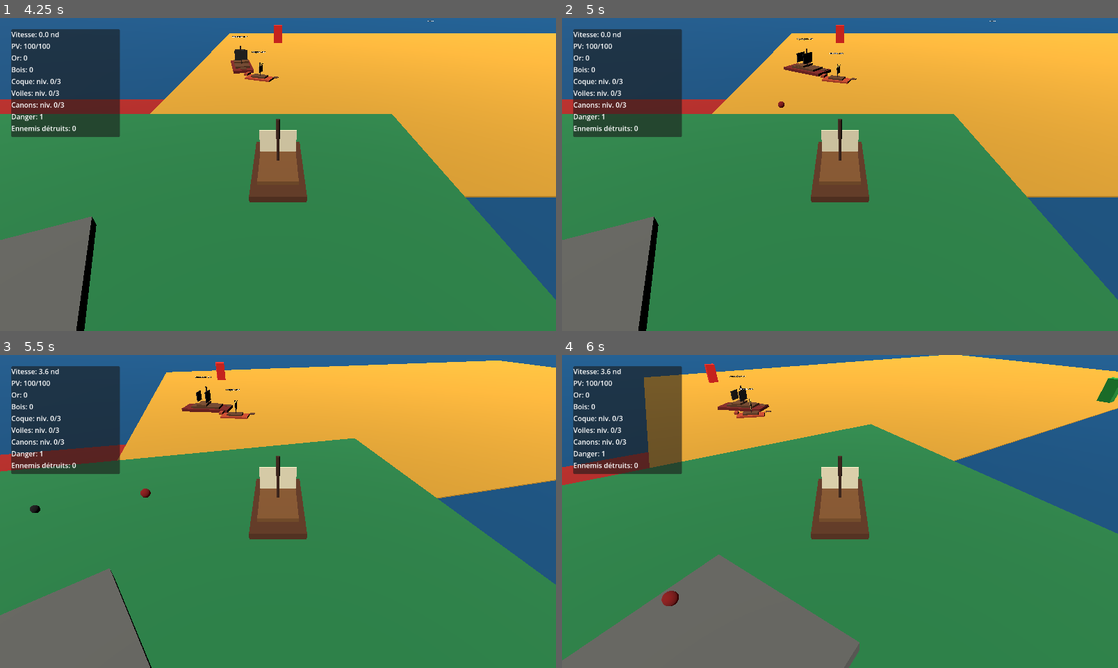
Above: before the commit, frames 1-4 (two rows, left to right).
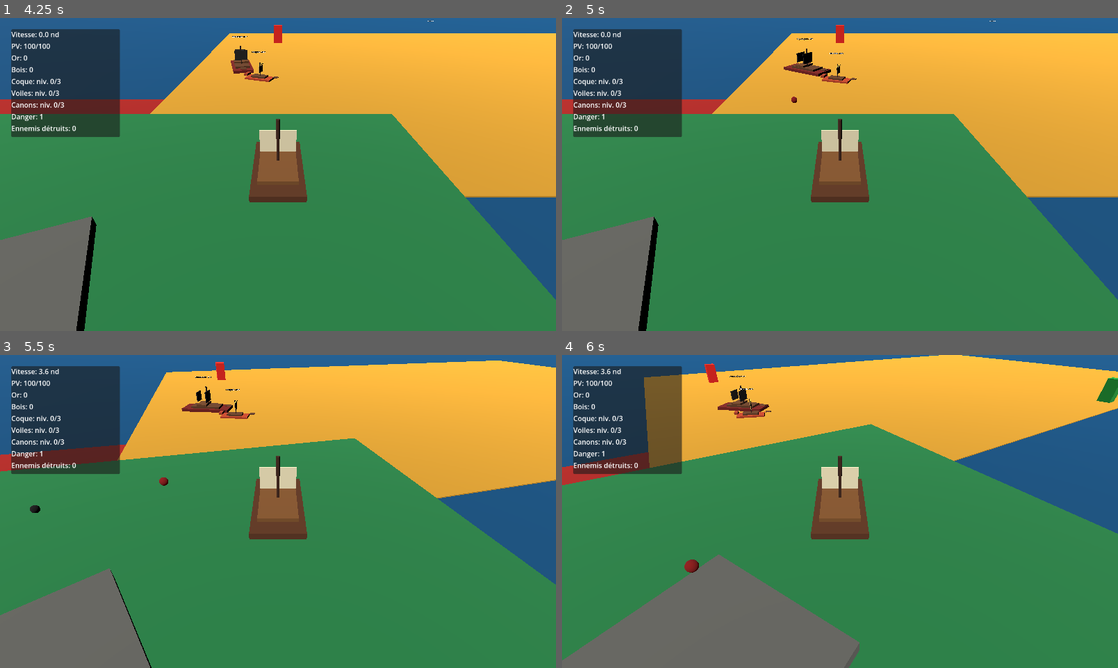
Above: after the commit, the same moments.

Repository: blou132/jeux-pirate
Game: Godot game, scene res://scenes/world/World.tscn
The game is run twice, just before and just after one commit, with the same random seed, the same clock (stepped at 60 frames per second) and the same inputs.
Inputs (mouse positions are in pixels of both pictures, inside the frame that each line leads up to):
- Up to frame 1 (4.25 s): tap Enter at 0.5 s; move the mouse to (400, 158) at 0.52 s; hold D 0.53-1.25 s; tap R at 0.6, 3.6 s; click (400, 158) at 0.67 s; drag from (166, 190) to (250, 237) at 1.27 s; move the mouse to (333, 105) at 2.02 s; hold D 2.03-2.75 s; hold Q 2.03-2.75 s; drag from (250, 237) to (111, 127) at 2.77 s; move the mouse to (444, 221) at 3.52 s; hold A from 3.53 s (still down)
- Up to frame 2 (5 s): release A at 4.25 s; drag from (673, 127) to (756, 96) at 4.27 s
- Up to frame 3 (5.5 s): move the mouse to (305, 511) at 5.02 s; hold S from 5.03 s (still down); hold Q from 5.03 s (still down); click (305, 511) at 5.17 s
- Up to frame 4 (6 s): release S at 5.75 s; release Q at 5.75 s; drag from (756, 433) to (728, 527) at 5.77 s

Frame 1 is identical in both runs. In frame 2, less than 0.1% of the frame differs, in the area x 38-43%, y 25-29%; in frame 3, less than 0.1%; in frame 4, 0.2%, in the area x 17-25%, y 65-81%.

Commit message:
fix: add enemy broadside cannon points

Diff:
--- a/scenes/boats/EnemyShip.tscn
+++ b/scenes/boats/EnemyShip.tscn
@@ -69,6 +69,12 @@
 position = Vector3(0, 0.25, 0)
 shape = SubResource("BoxShape3D_collision")
 
+[node name="LeftCannonPoint" type="Marker3D" parent="."]
+position = Vector3(-1.35, 0.65, -0.25)
+
+[node name="RightCannonPoint" type="Marker3D" parent="."]
+position = Vector3(1.35, 0.65, -0.25)
+
 [node name="Nameplate" type="Label3D" parent="."]
 position = Vector3(0, 3.1, 0)
 billboard = 1
--- a/scripts/boats/EnemyShip.gd
+++ b/scripts/boats/EnemyShip.gd
@@ -14,6 +14,9 @@
 @export var attack_cooldown: float = 2.2
 @export var reward_gold: int = 12
 @export var reward_wood: int = 8
+@export var cannon_point_base_half_width: float = 1.35
+@export var cannon_point_height: float = 0.65
+@export var cannon_point_forward_offset: float = -0.25
 
 var health: int
 var _destroyed: bool = false
@@ -60,6 +63,7 @@
 		_set_nameplate_height(float(config["nameplate_height"]))
 
 	_apply_visual_style(String(config.get("visual_style", "brigantine")))
+	_refresh_cannon_points(visual_scale)
 	_refresh_nameplate()
 
 	if is_inside_tree():
@@ -138,6 +142,16 @@
 
 func get_display_name() -> String:
 	return display_name
+
+
+func get_broadside_cannon_position(fire_direction: Vector3, fallback_offset: float, fallback_height: float) -> Vector3:
+	var cannon_point := _get_broadside_cannon_point(fire_direction)
+	if cannon_point != null:
+		return cannon_point.global_position
+
+	var side_direction: Vector3 = fire_direction.normalized()
+	side_direction.y = 0.0
+	return global_position + (side_direction * fallback_offset) + Vector3(0.0, fallback_height, 0.0)
 
 
 func _destroy() -> void:
@@ -244,3 +258,35 @@
 	var nameplate := get_node_or_null("Nameplate") as Label3D
 	if nameplate != null:
 		nameplate.position.y = height
+
+
+func _refresh_cannon_points(visual_scale: float) -> void:
+	var hull_scale := _get_node_scale("Visuals/Hull")
+	var half_width := cannon_point_base_half_width * visual_scale * hull_scale.x
+
+	var left_point := get_node_or_null("LeftCannonPoint") as Node3D
+	if left_point != null:
+		left_point.position = Vector3(-half_width, cannon_point_height, cannon_point_forward_offset)
+
+	var right_point := get_node_or_null("RightCannonPoint") as Node3D
+	if right_point != null:
+		right_point.position = Vector3(half_width, cannon_point_height, cannon_point_forward_offset)
+
+
+func _get_node_scale(node_path: NodePath) -> Vector3:
+	var node := get_node_or_null(node_path) as Node3D
+	if node != null:
+		return node.scale
+
+	return Vector3.ONE
+
+
+func _get_broadside_cannon_point(fire_direction: Vector3) -> Node3D:
+	if fire_direction.length_squared() < 0.01:
+		return null
+
+	var right_direction: Vector3 = global_transform.basis.x.normalized()
+	if fire_direction.normalized().dot(right_direction) >= 0.0:
+		return get_node_or_null("RightCannonPoint") as Node3D
+
+	return get_node_or_null("LeftCannonPoint") as Node3D
--- a/scripts/boats/EnemyShipAI.gd
+++ b/scripts/boats/EnemyShipAI.gd
@@ -209,6 +209,13 @@
 
 
 func _get_broadside_muzzle_position(fire_direction: Vector3) -> Vector3:
+	if ship.has_method("get_broadside_cannon_position"):
+		return ship.get_broadside_cannon_position(
+			fire_direction,
+			broadside_muzzle_offset,
+			broadside_muzzle_height
+		)
+
 	var side_direction: Vector3 = fire_direction.normalized()
 	side_direction.y = 0.0
 	return ship.global_position + (side_direction * broadside_muzzle_offset) + Vector3(0.0, broadside_muzzle_height, 0.0)
